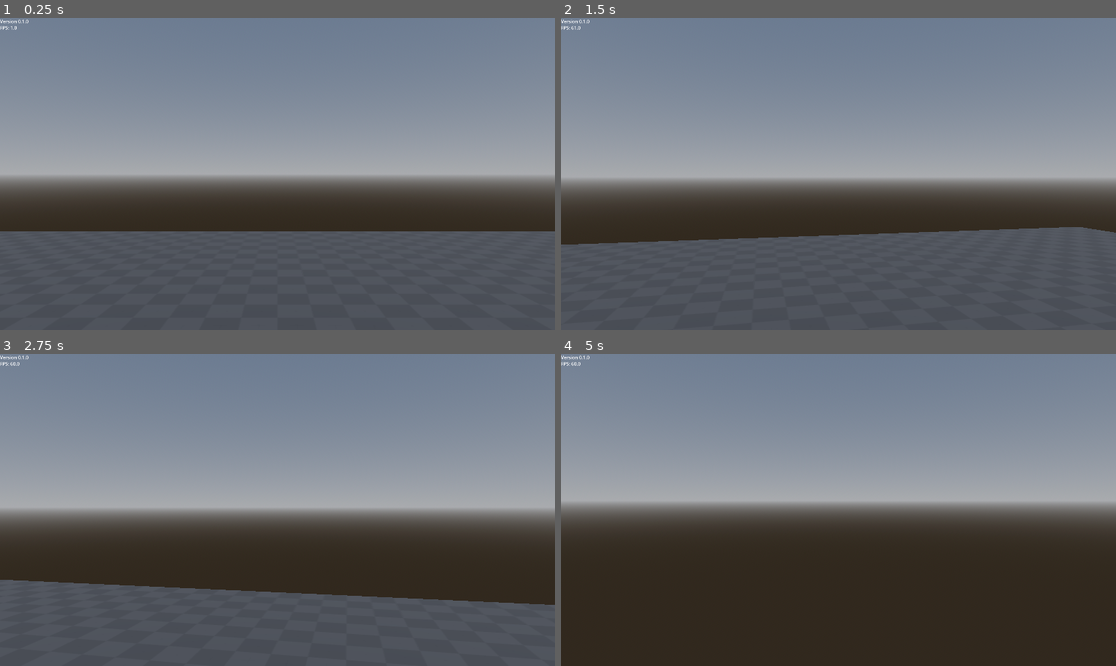
Above: before the commit, frames 1-4 (two rows, left to right).
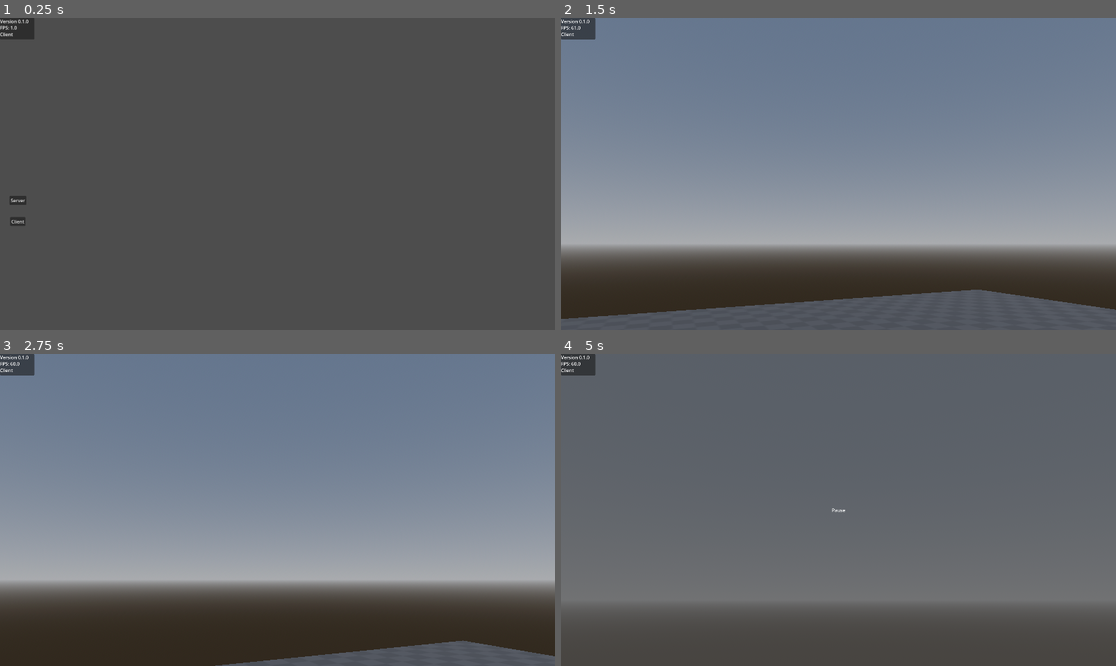
Above: after the commit, the same moments.

Repository: Enarior/alyzera
Game: Godot game, scene res://src/core/main_game/main_game.tscn
Same seed, same stepped clock (60 frames per second), same inputs: the game is played once before the commit and once after it.
Inputs (mouse positions are in pixels of both pictures, inside the frame that each line leads up to):
- Up to frame 1 (0.25 s): no input
- Up to frame 2 (1.5 s): click (577, 198) at 0.5 s, where only the run after the commit has a clickable "Server"; tap Enter (ui_accept) at 1.25 s; move the mouse to (866, 174) at 1.27 s; hold W (forward) from 1.28 s (still down); tap , (toggle_mouse_mode, bound only after the commit) at 1.35 s
- Up to frame 3 (2.75 s): keep holding W (forward); tap Space (jump) at 1.52, 2.27 s; move the mouse to (249, 510) at 2.02 s; tap Shift (run) at 2.1 s; tap , (toggle_mouse_mode, bound only after the commit) at 2.3 s
- Up to frame 4 (5 s): keep holding W (forward); move the mouse to (849, 503) at 2.77 s; tap , (toggle_mouse_mode, bound only after the commit) at 2.85, 3.6, 4.55 s; move the mouse to (832, 516) at 3.52 s; tap Space (jump) at 3.77, 4.52 s; tap Enter (ui_accept) at 4.25 s; move the mouse to (877, 513) at 4.27 s; hold Shift (run) from 4.28 s (still down); tap Escape (pause, bound only after the commit) at 4.9 s

The runs differ from the first frame. In frame 1, 64% of the frame differs, in the area x 0-100%, y 0-69%; in frame 2, 51%; in frame 3, 62%; in frame 4, 98%, in the area x 0-100%, y 0-100%.

Commit message:
multiplayer basics

Diff:
--- a/project.godot
+++ b/project.godot
@@ -19,6 +19,7 @@
 [autoload]
 
 Global="*uid://5b53umuwoae"
+HighLevelNetworkHandler="*uid://bp2bx1q5ut6w1"
 
 [display]
 
@@ -66,6 +67,16 @@
 "events": [Object(InputEventKey,"resource_local_to_scene":false,"resource_name":"","device":-1,"window_id":0,"alt_press …(191 unchanged characters)…
 ]
 }
+toggle_mouse_mode={
+"deadzone": 0.2,
+"events": [Object(InputEventKey,"resource_local_to_scene":false,"resource_name":"","device":-1,"window_id":0,"alt_pressed":false,"shift_pressed":false,"ctrl_pressed":false,"meta_pressed":false,"pressed":false,"keycode":0,"physical_keycode":59,"key_label":0,"unicode":109,"location":0,"echo":false,"script":null)
+]
+}
+pause={
+"deadzone": 0.2,
+"events": [Object(InputEventKey,"resource_local_to_scene":false,"resource_name":"","device":-1,"window_id":0,"alt_pressed":false,"shift_pressed":false,"ctrl_pressed":false,"meta_pressed":false,"pressed":false,"keycode":0,"physical_keycode":4194305,"key_label":0,"unicode":0,"location":0,"echo":false,"script":null)
+]
+}
 
 [layer_names]
 
--- a/src/core/autoload/global.gd
+++ b/src/core/autoload/global.gd
@@ -1,3 +1,5 @@
 extends Node
 
 signal change_level
+
+signal init_player
--- a/src/core/main_game/main_game.gd
+++ b/src/core/main_game/main_game.gd
@@ -16,27 +16,45 @@
 var player : Player = null
 
 var _current_level : BaseLevel = null
+var _paused : bool = false
 
 # UI Root Nodes (FUTURE)
 #@onready var hud_root        : Control = %HudRoot
-#@onready var pause_root      : Control = %PauseRoot
+@onready var pause_root      : Control = %PauseRoot
 #@onready var transition_root : Control = %TransitionRoot
 
 func _ready() -> void:
-	_init_player()
+	Input.mouse_mode = Input.MOUSE_MODE_VISIBLE
 
-	load_level(LEVEL_00_UID)
+	#_init_player()
 
-	Global.change_level.connect(load_level)
+	_load_level(LEVEL_00_UID, false)
+
+	#Global.change_level.connect(_load_level)
+	$MultiplayerSpawner.player_spawned.connect(_init_player)
+
+func _input(event:InputEvent):
+	if Input.is_action_just_pressed("pause"):
+		if not _paused:
+			pause_root.show()
+			_paused = true
+			Input.call_deferred("set_mouse_mode",Input.MOUSE_MODE_VISIBLE)
+
+		else :
+			pause_root.hide()
+			_paused = false
+			Input.call_deferred("set_mouse_mode",Input.MOUSE_MODE_CAPTURED)
+
 
 
 ## Called for loading a level scene.
 ## NOTE: The input level_scene must extend BaseLevel
-func load_level(level_scene : String) -> void:
+func _load_level(level_scene : String, player_exists: bool) -> void:
+	#if not OS.has_feature("server"): return
 	# Make sure this is called during idle time
-	_deferred_load_level.call_deferred(level_scene)
+	_deferred_load_level.call_deferred(level_scene, player_exists)
 
-func _deferred_load_level(level_scene_uid : String) -> void:
+func _deferred_load_level(level_scene_uid : String, player_exists_: bool) -> void:
 	if _current_level != null:
 		_current_level.queue_free()
 		_current_level = null
@@ -65,28 +83,21 @@
 
 	level_root.add_child(_current_level)
 
-	_place_player_at_level_spawn()
+
+	if player_exists_ :
+		_place_player_at_level_spawn()
 	#_setup_level_camera()
 
 
 ## Instantiates the player and adds it to the entity layer
-func _init_player() -> void:
-	var player_scene : PackedScene = ResourceLoader.load(PLAYER_SCENE_UID) as PackedScene
-	if player_scene == null:
-		push_error("Could not load player scene: " + PLAYER_SCENE_UID)
-		return
-
-	player = player_scene.instantiate() as Player
-	if player == null:
-		push_error("Loaded player scene does not extend player or DNE: " + PLAYER_SCENE_UID)
-		return
-
-	entity_root.add_child(player)
-
+func _init_player(spawned_player: Node3D) -> void:
+	player = spawned_player
+	call_deferred("_place_player_at_level_spawn")
 
 ## Finds the default spawn location in currently loaded level, and places
 ##  the Player at that position.
 func _place_player_at_level_spawn() -> void:
+	if ! is_multiplayer_authority():return
 	if player == null:
 		push_error("Cannot place player in level because it is null")
 		return
@@ -94,7 +105,9 @@
 		push_error("Cannot place player into level because level is null")
 		return
 
-	player.global_position = _current_level.get_default_player_spawn()
+	var new_pos = _current_level.get_default_player_spawn()
+	player.global_position = new_pos
+	print("changing pos")
 
 ## Attaches player to the current camera as the target
 func _setup_level_camera() -> void:
@@ -112,3 +125,7 @@
 
 func _init_systems() -> void:
 	pass # FUTURE (systems): Will be called to set up high level systems
+
+
+func _on_server_button_pressed() -> void:
+	pass # Replace with function body.
--- a/src/core/main_game/main_game.tscn
+++ b/src/core/main_game/main_game.tscn
@@ -2,6 +2,8 @@
 
 [ext_resource type="Script" uid="uid://dxfi0mrtngyn7" path="res://src/core/main_game/main_game.gd" id="1_3fed5"]
 [ext_resource type="PackedScene" uid="uid://bxnbd203wci4j" path="res://src/debug/debug_overlay.tscn" id="2_6yl8a"]
+[ext_resource type="PackedScene" uid="uid://cqwx7f7hp2o3k" path="res://src/gameplay/ui/multiplayer_buttons.tscn" id="2_ibp4d"]
+[ext_resource type="Script" uid="uid://bsflm3q0n2tt8" path="res://src/core/multiplayer/multiplayer_spawner.gd" id="3_6n4xl"]
 
 [node name="MainGame" type="Node" unique_id=2126897557]
 process_mode = 3
@@ -30,21 +32,49 @@
 grow_horizontal = 2
 grow_vertical = 2
 
+[node name="MultiplayerButtons" parent="HUDLayer/HUDRoot" unique_id=1385616990 instance=ExtResource("2_ibp4d")]
+layout_mode = 1
+
 [node name="PauseLayer" type="CanvasLayer" parent="." unique_id=1978506572]
 process_mode = 2
 layer = 20
 
 [node name="PauseRoot" type="Control" parent="PauseLayer" unique_id=1236629972]
+unique_name_in_owner = true
+visible = false
 layout_mode = 3
 anchors_preset = 15
 anchor_right = 1.0
 anchor_bottom = 1.0
 grow_horizontal = 2
 grow_vertical = 2
-mouse_filter = 1
+mouse_filter = 2
+
+[node name="ColorRect" type="ColorRect" parent="PauseLayer/PauseRoot" unique_id=1664629972]
+layout_mode = 1
+anchors_preset = 15
+anchor_right = 1.0
+anchor_bottom = 1.0
+grow_horizontal = 2
+grow_vertical = 2
+color = Color(0.326184, 0.32618403, 0.32618383, 0.6509804)
+
+[node name="Label" type="Label" parent="PauseLayer/PauseRoot" unique_id=405165158]
+layout_mode = 1
+anchors_preset = 8
+anchor_left = 0.5
+anchor_top = 0.5
+anchor_right = 0.5
+anchor_bottom = 0.5
+offset_left = -23.5
+offset_top = -11.5
+offset_right = 23.5
+offset_bottom = 11.5
+grow_horizontal = 2
+grow_vertical = 2
+text = "Pause"
 
 [node name="TransitionLayer" type="CanvasLayer" parent="." unique_id=1366476097]
-process_mode = 3
 layer = 100
 
 [node name="TransitionRoot" type="Control" parent="TransitionLayer" unique_id=1562582789]
@@ -54,7 +84,7 @@
 anchor_bottom = 1.0
 grow_horizontal = 2
 grow_vertical = 2
-mouse_filter = 1
+mouse_filter = 2
 
 [node name="DebugLayer" type="CanvasLayer" parent="." unique_id=860713392]
 process_mode = 3
@@ -62,17 +92,20 @@
 
 [node name="DebugRoot" type="Control" parent="DebugLayer" unique_id=478651805]
 layout_mode = 3
-anchors_preset = 15
-anchor_right = 1.0
-anchor_bottom = 1.0
-grow_horizontal = 2
-grow_vertical = 2
-mouse_filter = 1
+anchors_preset = 0
+mouse_filter = 2
+mouse_behavior_recursive = 1
 
 [node name="DebugOverlay" parent="DebugLayer/DebugRoot" unique_id=716528552 instance=ExtResource("2_6yl8a")]
-layout_mode = 0
-anchors_preset = 0
-anchor_right = 0.0
-anchor_bottom = 0.0
-grow_horizontal = 1
-grow_vertical = 1
+layout_mode = 1
+anchors_preset = 8
+anchor_left = 0.5
+anchor_top = 0.5
+anchor_right = 0.5
+anchor_bottom = 0.5
+mouse_filter = 2
+
+[node name="MultiplayerSpawner" type="MultiplayerSpawner" parent="." unique_id=1148424580]
+_spawnable_scenes = PackedStringArray("uid://ccmaxn3cpfig0")
+spawn_path = NodePath("../World/EntityRoot")
+script = ExtResource("3_6n4xl")
--- /dev/null
+++ b/src/core/multiplayer/high_level_network_handler.gd
@@ -0,0 +1,18 @@
+extends Node
+
+const PORT: int = 42096 # Below 65535 (16-bit unsigned max value)
+
+var peer: ENetMultiplayerPeer
+
+signal server_started
+
+func start_server() -> void:
+	peer = ENetMultiplayerPeer.new()
+	peer.create_server(PORT)
+	multiplayer.multiplayer_peer = peer
+	server_started.emit()
+
+func start_client() -> void:
+	peer = ENetMultiplayerPeer.new()
+	peer.create_client("localhost", PORT)
+	multiplayer.multiplayer_peer = peer
--- /dev/null
+++ b/src/core/multiplayer/multiplayer_spawner.gd
@@ -0,0 +1,31 @@
+extends MultiplayerSpawner
+
+var PLAYER_SCENE_UID: String = "uid://ccmaxn3cpfig0"
+
+signal player_spawned
+
+func _ready() -> void:
+	multiplayer.peer_connected.connect(spawn_player)
+	HighLevelNetworkHandler.server_started.connect(spawn_player)
+
+
+func spawn_player(id: int=1) -> void:
+	print("multiplayer.peer_connected, id : ", id)
+	if !multiplayer.is_server(): return
+	print("multiplayer.is_server TRUE ", id)
+
+	var player_scene : PackedScene = ResourceLoader.load(PLAYER_SCENE_UID) as PackedScene
+	if player_scene == null:
+		push_error("Could not load player scene: " + PLAYER_SCENE_UID)
+		return
+
+	var player = player_scene.instantiate() as Player
+	if player == null:
+		push_error("Loaded player scene does not extend player or DNE: " + PLAYER_SCENE_UID)
+		return
+
+	# Node name is synchronized through MultiplayerSpawner, we can use this to set authority to the player.
+	player.name = str(id)
+
+	get_node(spawn_path).call_deferred("add_child", player)
+	player_spawned.emit(player)
--- a/src/debug/debug_overlay.gd
+++ b/src/debug/debug_overlay.gd
@@ -3,14 +3,23 @@
 const VERSION_SETTING : String = "application/config/version"
 
 @onready var fps_label    : Label = %FpsLabel
-@onready var version_info : Label = %VersionInfo
+@onready var version_info_label : Label = %VersionInfoLabel
+@onready var instance_type_label: Label = %InstanceTypeLabel
+
 
 func _ready() -> void:
-	_add_version_to_info_label()
+	_add_version()
+	_add_instance_type()
 
 func _process(delta: float) -> void:
 	fps_label.set_text("FPS: " + str(Engine.get_frames_per_second()))
 
-func _add_version_to_info_label() -> void:
+func _add_version() -> void:
 	var version_str : String = ProjectSettings.get_setting(VERSION_SETTING)
-	version_info.text += version_str
+	version_info_label.text += version_str
+
+func _add_instance_type() -> void:
+	if OS.has_feature("server"):
+		instance_type_label.text = "Server"
+	else:
+		instance_type_label.text = "Client"
--- a/src/debug/debug_overlay.tscn
+++ b/src/debug/debug_overlay.tscn
@@ -12,17 +12,30 @@
 mouse_behavior_recursive = 1
 script = ExtResource("1_ggiji")
 
-[node name="VersionInfo" type="Label" parent="." unique_id=1812705186]
+[node name="ItemList" type="ItemList" parent="." unique_id=110158597]
+layout_mode = 0
+offset_right = 119.0
+offset_bottom = 74.0
+
+[node name="VersionInfoLabel" type="Label" parent="ItemList" unique_id=1812705186]
 unique_name_in_owner = true
 layout_mode = 0
-offset_right = 59.0
+offset_right = 63.0
 offset_bottom = 23.0
 text = "Version "
 
-[node name="FpsLabel" type="Label" parent="." unique_id=1941132462]
+[node name="FpsLabel" type="Label" parent="ItemList" unique_id=1941132462]
 unique_name_in_owner = true
 layout_mode = 1
 offset_top = 22.04
 offset_right = 40.0
 offset_bottom = 45.04001
 text = "FPS"
+
+[node name="InstanceTypeLabel" type="Label" parent="ItemList" unique_id=1101176098]
+unique_name_in_owner = true
+layout_mode = 0
+offset_top = 45.0
+offset_right = 40.0
+offset_bottom = 68.0
+text = "Instance Type"
--- a/src/gameplay/player/player.gd
+++ b/src/gameplay/player/player.gd
@@ -16,14 +16,28 @@
 
 var input_dir := Vector2.ZERO
 
-func _ready() -> void:
-	Input.set_mouse_mode(Input.MOUSE_MODE_CAPTURED)
+func _enter_tree() -> void:
+	set_multiplayer_authority(name.to_int())
+	$Pivot/IdLabel.text = name
+	$Pivot/MeshInstance3D.get_surface_override_material(0).albedo_color = Color(randf(),randf(), randf(),1)
+	Input.call_deferred("set_mouse_mode",Input.MOUSE_MODE_CAPTURED)
+
+	%PlayerCamera.current = is_multiplayer_authority()
+
+	if not is_multiplayer_authority():
+		set_process(false)
+		set_physics_process(false)
+		set_process_input(false)
+
+	print("created player with id : ", name)
 
 
 func _process(_delta: float) -> void:
+	if multiplayer and ! is_multiplayer_authority(): return
 	input_dir = Input.get_vector("strafe_left", "strafe_right", "backward", "forward")
 
 func _physics_process(delta: float) -> void:
+	if ! is_multiplayer_authority(): return
 	check_jump_input()
 	process_gravity()
 
@@ -39,11 +53,18 @@
 	move_and_slide()
 
 func _input(event: InputEvent) -> void:
-	if event is InputEventMouseMotion:
+	if ! is_multiplayer_authority(): return
+	if event is InputEventMouseMotion and Input.mouse_mode == Input.MOUSE_MODE_CAPTURED:
 		rotate_y(-event.relative.x * mouse_sensitivity) # PI 3.14 => 180 degrees
 		camera.rotate_x(-event.relative.y * mouse_sensitivity)
 		camera.rotation.x = clampf(camera.rotation.x, MAX_ANGLE_LOOK_DOWN, MAX_ANGLE_LOOK_UP)
 
+
+	if Input.is_action_just_pressed("toggle_mouse_mode"):
+		if Input.mouse_mode == Input.MOUSE_MODE_CAPTURED:
+			Input.mouse_mode = Input.MOUSE_MODE_VISIBLE
+		else:
+			Input.mouse_mode = Input.MOUSE_MODE_CAPTURED
 
 func check_jump_input() -> void:
 	if is_on_floor() and Input.is_action_just_pressed("jump"):
--- a/src/gameplay/player/player.tscn
+++ b/src/gameplay/player/player.tscn
@@ -9,12 +9,17 @@
 
 [sub_resource type="CapsuleShape3D" id="CapsuleShape3D_71anj"]
 
+[sub_resource type="SceneReplicationConfig" id="SceneReplicationConfig_kh5p4"]
+properties/0/path = NodePath(".:position")
+properties/0/spawn = true
+properties/0/replication_mode = 1
+
 [node name="CharacterBody3D" type="CharacterBody3D" unique_id=1168319896 groups=["player"]]
 script = ExtResource("1_kh5p4")
 
 [node name="PlayerCamera" type="Camera3D" parent="." unique_id=1530501927]
 unique_name_in_owner = true
-transform = Transform3D(1, 0, 0, 0, 1, 0, 0, 0, 1, 0, 0.9871874, 0)
+transform = Transform3D(1, 0, 0, 0, 1, 0, 0, 0, 1, 0, 0.93276715, 0)
 keep_aspect = 0
 current = true
 
@@ -24,5 +29,13 @@
 mesh = SubResource("CapsuleMesh_v2nw7")
 surface_material_override/0 = SubResource("StandardMaterial3D_v2nw7")
 
+[node name="IdLabel" type="Label3D" parent="Pivot" unique_id=860632549]
+transform = Transform3D(1, 0, 0, 0, 1, 0, 0, 0, 1, 0, 1.1923586, 0)
+text = "ID"
+font_size = 53
+
 [node name="CollisionShape3D" type="CollisionShape3D" parent="." unique_id=764650182]
 shape = SubResource("CapsuleShape3D_71anj")
+
+[node name="MultiplayerSynchronizer" type="MultiplayerSynchronizer" parent="." unique_id=102058253]
+replication_config = SubResource("SceneReplicationConfig_kh5p4")
--- /dev/null
+++ b/src/gameplay/ui/multiplayer_buttons.gd
@@ -0,0 +1,25 @@
+extends Control
+
+
+# Called when the node enters the scene tree for the first time.
+func _ready() -> void:
+	pass # Replace with function body.
+
+
+# Called every frame. 'delta' is the elapsed time since the previous frame.
+func _process(delta: float) -> void:
+	pass
+
+
+func _on_client_button_pressed() -> void:
+	HighLevelNetworkHandler.start_client()
+
+	hide()
+	Input.mouse_mode = Input.MOUSE_MODE_CAPTURED
+
+
+func _on_server_button_pressed() -> void:
+	HighLevelNetworkHandler.start_server()
+
+	hide()
+	Input.mouse_mode = Input.MOUSE_MODE_CAPTURED
--- /dev/null
+++ b/src/gameplay/ui/multiplayer_buttons.tscn
@@ -0,0 +1,47 @@
+[gd_scene format=3 uid="uid://cqwx7f7hp2o3k"]
+
+[ext_resource type="Script" uid="uid://dthn0hwblkbfr" path="res://src/gameplay/ui/multiplayer_buttons.gd" id="1_rop7p"]
+
+[node name="MultiplayerButtons" type="Control" unique_id=1385616990]
+layout_mode = 3
+anchors_preset = 4
+anchor_top = 0.5
+anchor_bottom = 0.5
+offset_top = -30.0
+offset_right = 123.0
+offset_bottom = 212.0
+grow_vertical = 2
+script = ExtResource("1_rop7p")
+
+[node name="ServerButton" type="Button" parent="." unique_id=643971723]
+layout_mode = 1
+anchors_preset = 8
+anchor_left = 0.5
+anchor_top = 0.5
+anchor_right = 0.5
+anchor_bottom = 0.5
+offset_left = -29.0
+offset_top = -15.5
+offset_right = 29.0
+offset_bottom = 15.5
+grow_horizontal = 2
+grow_vertical = 2
+text = "Server"
+
+[node name="ClientButton" type="Button" parent="." unique_id=2120773305]
+layout_mode = 1
+anchors_preset = 8
+anchor_left = 0.5
+anchor_top = 0.5
+anchor_right = 0.5
+anchor_bottom = 0.5
+offset_left = -26.5
+offset_top = 57.5
+offset_right = 26.5
+offset_bottom = 88.5
+grow_horizontal = 2
+grow_vertical = 2
+text = "Client"
+
+[connection signal="pressed" from="ServerButton" to="." method="_on_server_button_pressed"]
+[connection signal="pressed" from="ClientButton" to="." method="_on_client_button_pressed"]
Not shown, added: src/core/multiplayer/high_level_network_handler.gd.uid
Not shown, added: src/core/multiplayer/multiplayer_spawner.gd.uid
Not shown, added: src/gameplay/ui/multiplayer_buttons.gd.uid
